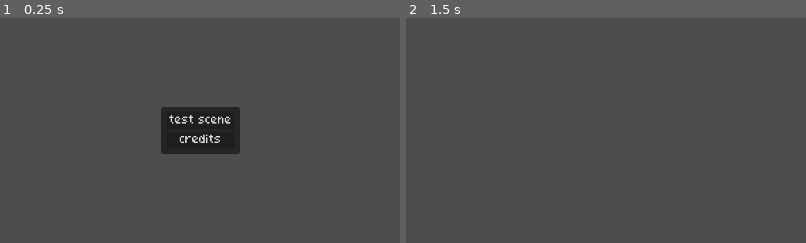
Above: before the commit, frames 1-2 (left to right).
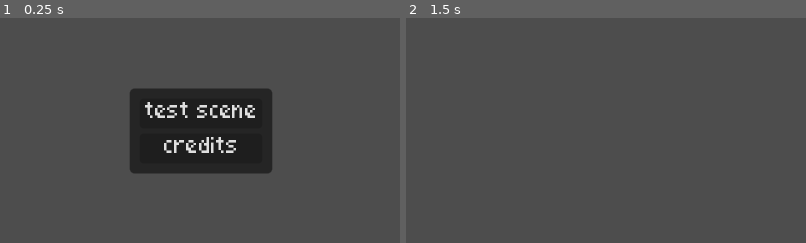
Above: after the commit, the same moments.

Repository: vhoyer/code-for-a-cause
Game: Godot game, scene res://stages/main/main.tscn
Same seed, same stepped clock (60 frames per second), same inputs: the game is played once before the commit and once after it.
Inputs:
- Up to frame 1 (0.25 s): no input
- Up to frame 2 (1.5 s): click "test scene" at 0.5 s; tap Enter at 1.25 s
The pictures show only the part of the screen within x 25-75%, y 25-75%; the shares and areas given below are measured in that part.
In our replay, the window is 799x449 before the commit and 800x450 after it. These sizes can differ from the game's own. Grey fills any space a smaller window leaves; there, only what the larger window draws over its background counts as a difference.

The runs differ from the first frame. In frame 1, 10% of the frame differs, in the area x 32-68%, y 31-69%; in frame 2, only the window size differs.

Commit message:
🔧 Configure resolution stuff

Diff:
--- a/project.godot
+++ b/project.godot
@@ -20,6 +20,14 @@
 gdscript/warnings/shadowed_variable=0
 gdscript/warnings/shadowed_global_identifier=2
 
+[display]
+
+window/size/viewport_width=640
+window/size/viewport_height=360
+window/size/window_width_override=1280
+window/size/window_height_override=720
+window/stretch/mode="canvas_items"
+
 [gui]
 
 theme/custom="res://assets/theme.tres"
@@ -31,6 +39,7 @@
 
 [rendering]
 
+textures/canvas_textures/default_texture_filter=0
 renderer/rendering_method="gl_compatibility"
 renderer/rendering_method.mobile="gl_compatibility"
 textures/vram_compression/import_etc2_astc=true
